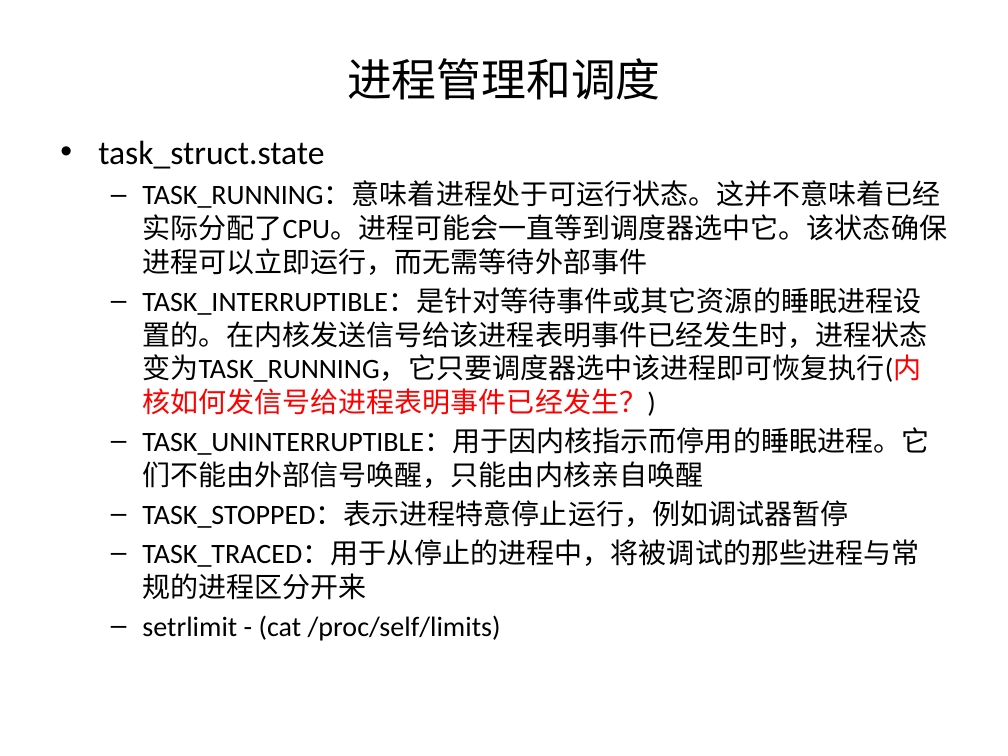
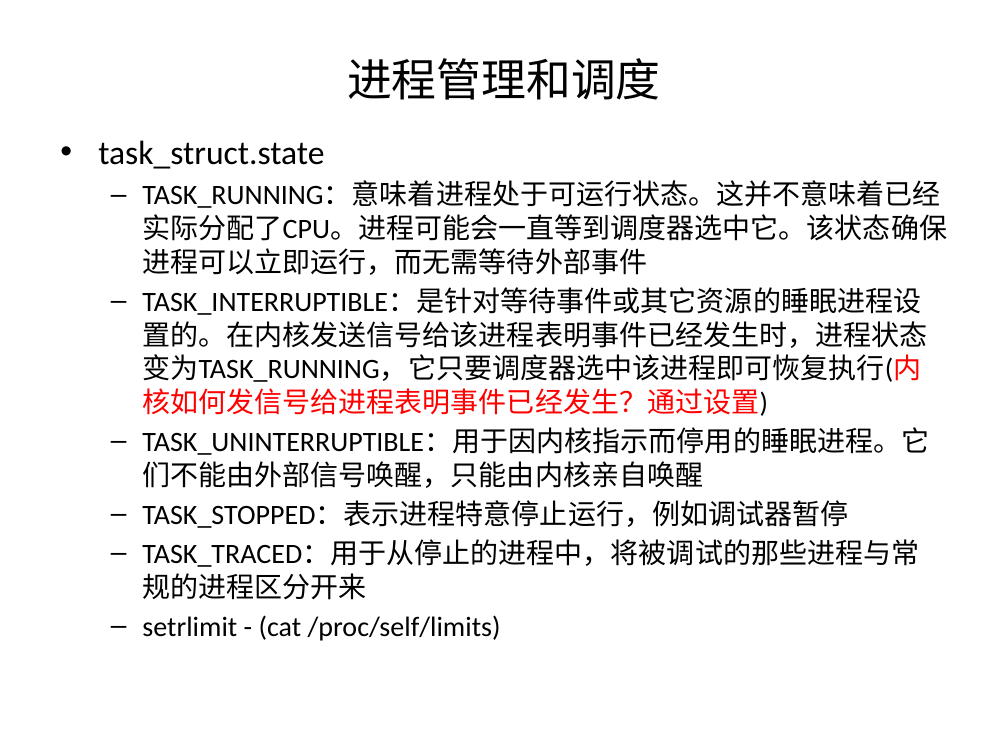
Before and after one commit to chenziliang/summary-of-the-books, a slide deck: slide 22 of PLKA.pptx. Drawn at 1008x756 pixels with LibreOffice and Linux fonts; fonts in the diff are those of the drawing. Boxes give left, top, right and bottom in pixels: in the first picture for what was removed or moved away, otherwise in the second. Text is boxed around its words. In the diff, an @@ line names an element or a change of style, - is before the commit and + after.

```diff
--- a/PLKA.pptx
+++ b/PLKA.pptx
@@ text at [142,288,927,416]: text changed @@
-  – TASK_INTERRUPTIBLE：是针对等待事件或其它资源的睡眠进程设置的。在内核发送信号给该进程表明事件已经发生时，进程状态变为TASK_RUNNING，它只要调度器选中该进程即可恢复执行(内核如何发信号给进程表明事件已经发生？)
+  – TASK_INTERRUPTIBLE：是针对等待事件或其它资源的睡眠进程设置的。在内核发送信号给该进程表明事件已经发生时，进程状态变为TASK_RUNNING，它只要调度器选中该进程即可恢复执行(内核如何发信号给进程表明事件已经发生？通过设置)
```
Also in this commit, not shown: 2 other slides changed, 13 slides added.
